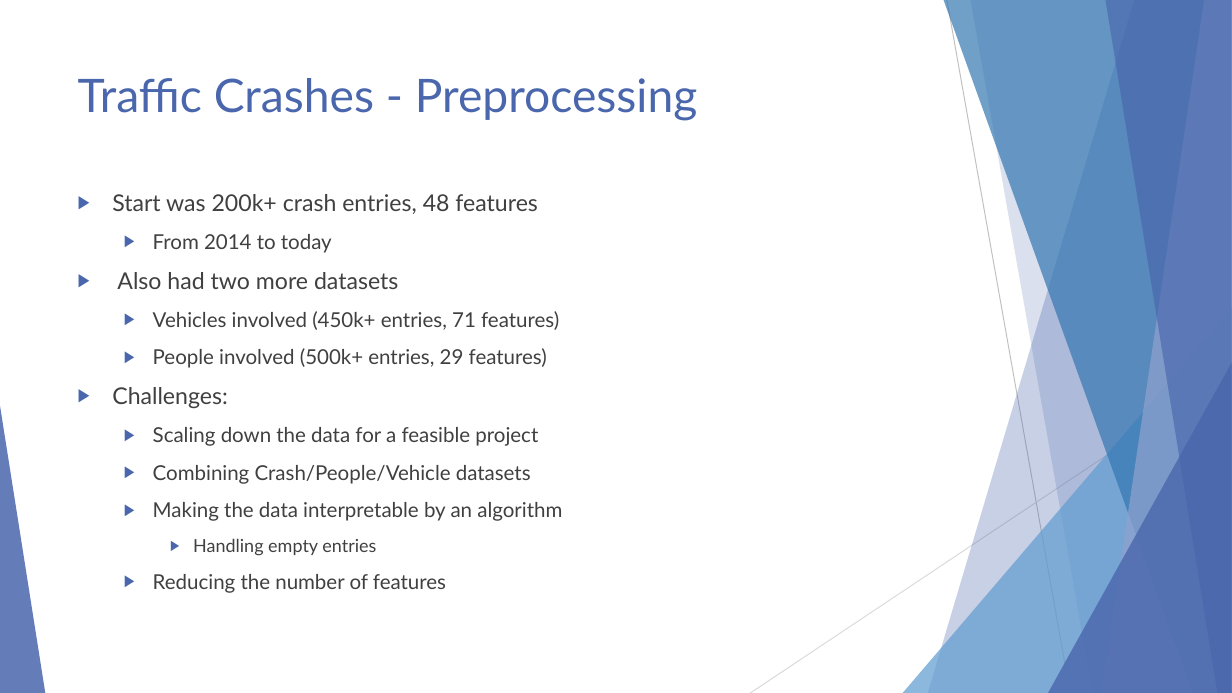
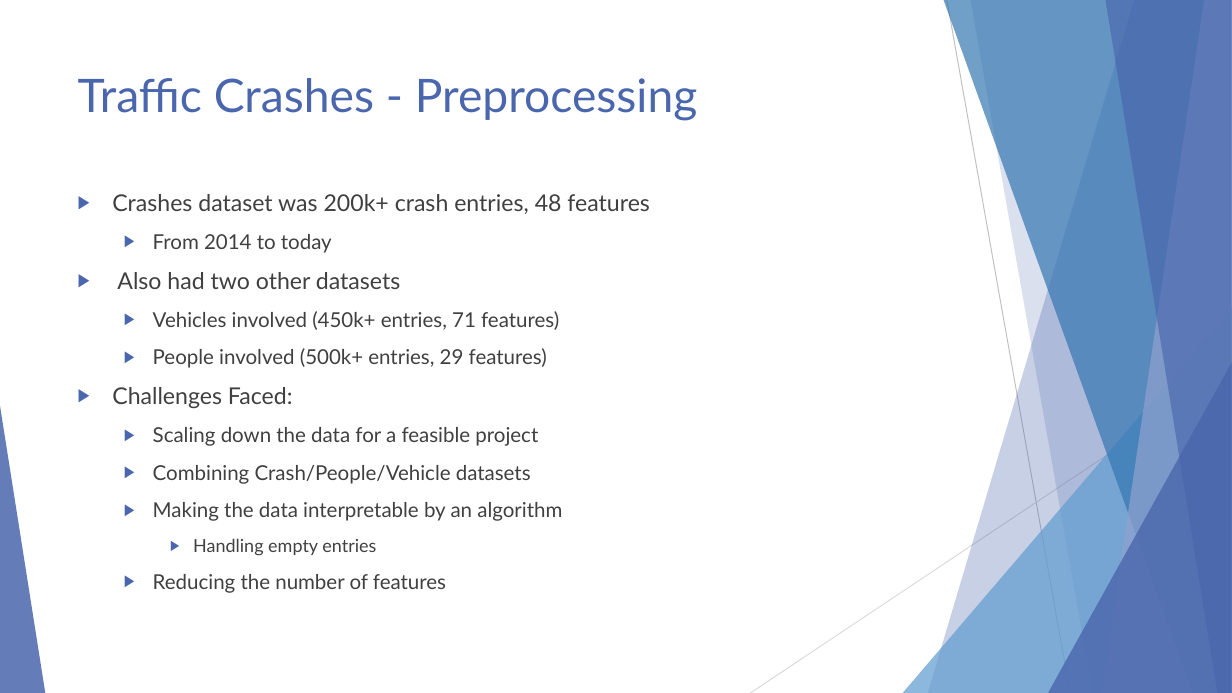
Before and after one commit to ndarwich/Crash-Analysis, a slide deck: slide 12 of Slides/An Investigation.pptx. Drawn at 1232x693 pixels with LibreOffice and Linux fonts; fonts in the diff are those of the drawing. Boxes give left, top, right and bottom in pixels: in the first picture for what was removed or moved away, otherwise in the second. Text is boxed around its words. In the diff, an @@ line names an element or a change of style, - is before the commit and + after.

```diff
--- a/Slides/An Investigation.pptx
+++ b/Slides/An Investigation.pptx
@@ text at (112,194,649,214): text changed @@
-▶ Start was 200k+ crash entries, 48 features
+▶ Crashes dataset was 200k+ crash entries, 48 features
@@ text at (117,272,400,289): text changed @@
-▶ Also had two more datasets
+▶ Also had two other datasets
@@ text at (112,387,293,408): text changed @@
-▶ Challenges:
+▶ Challenges Faced:
```
Also in this commit, not shown: 20 other slides changed, 17 slides added, 4 slides removed, 1 other file.
